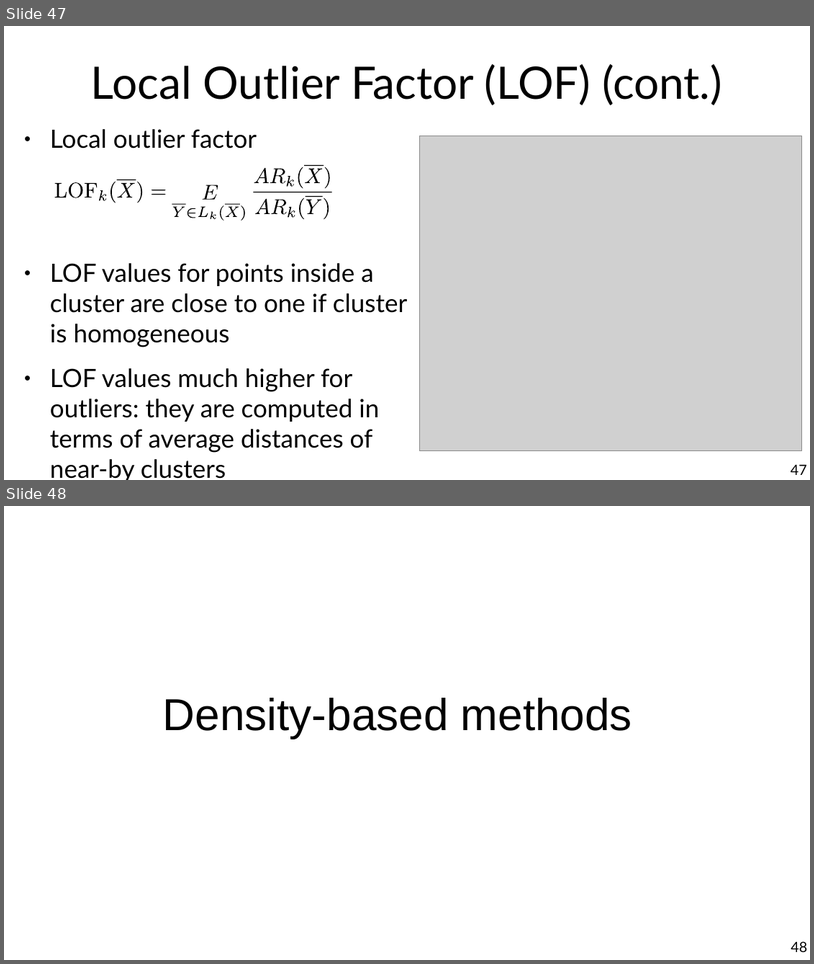
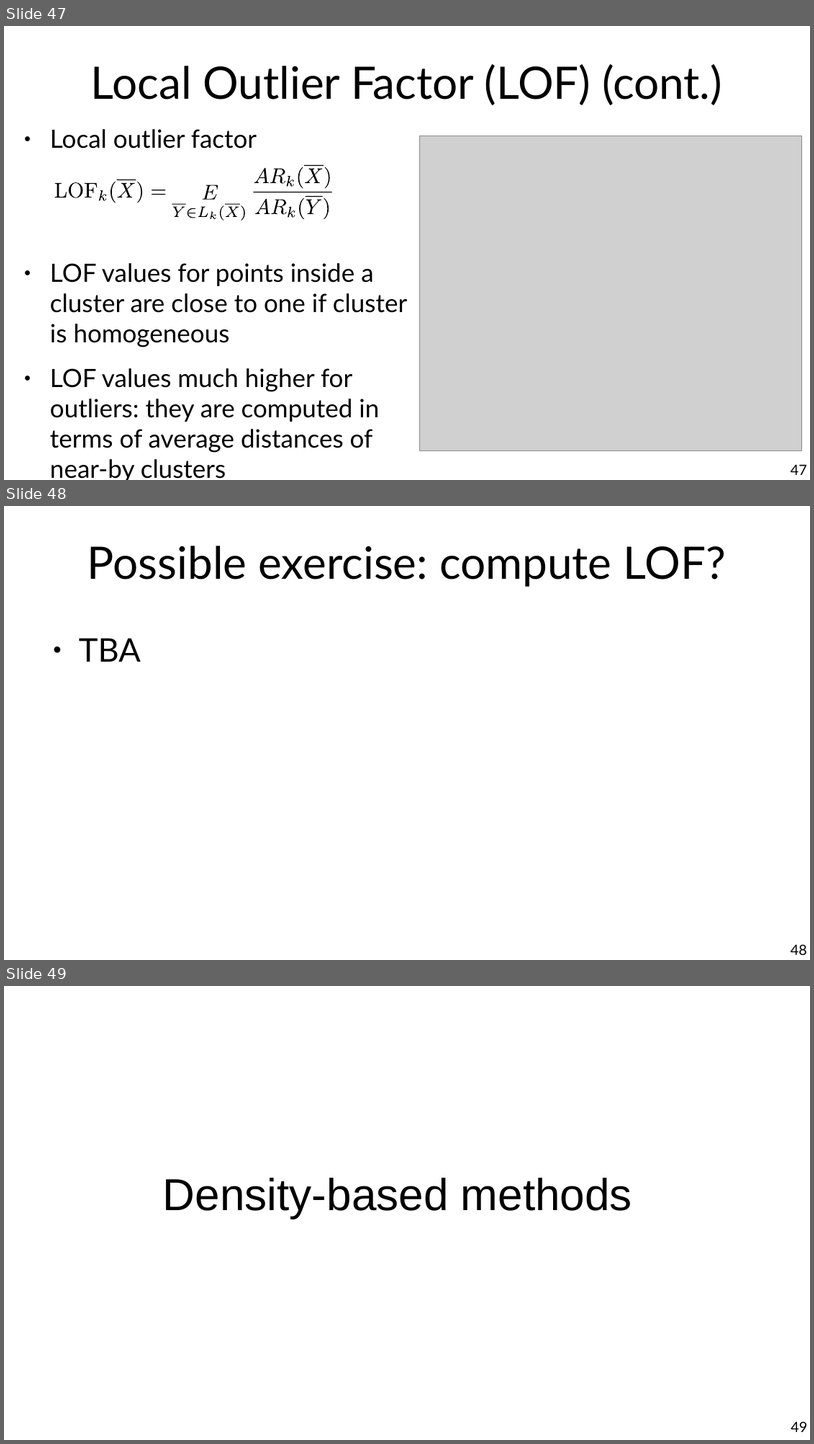
Before and after one commit to marco-calautti/data-mining-course, a slide deck: theory/tt09_outlier_detection.odp. Shown one above the other, each under a label of ours: slides 47 and 48 before the commit, slides 47, 48 and 49 after it. The pictures are 814x964 and 814x1444 pixels, drawn with LibreOffice and Linux fonts; fonts in the diff are those of the drawing; grey boxes stand for pictures. Boxes give left, top, right and bottom in pixels: in the first picture for what was removed or moved away, otherwise in the second. Text is boxed around its words. In the diff, an @@ line names an element or a change of style, - is before the commit and + after.

Commit message:
Done (just exercises missing)

```diff
--- a/theory/tt09_outlier_detection.odp
+++ b/theory/tt09_outlier_detection.odp
@@ slide 48 added at (4, 506, 810, 960), background #FFFFFF @@
@@ title added at (88, 546, 726, 587), 44 pt, text #000000 @@
+Possible exercise: compute LOF?
@@ text added at (79, 638, 141, 662), 32 pt, text #000000 @@
+● TBA
@@ page number added at (791, 944, 808, 955), 14 pt, text #000000 @@
+48
@@ what was slide 48 is now slide 49 @@
@@ page number at (791, 1421, 808, 1432): text changed @@
-48
+49
```
Also in this commit, not shown: 10 slides changed, 9 other slides added, 1 slide removed.
